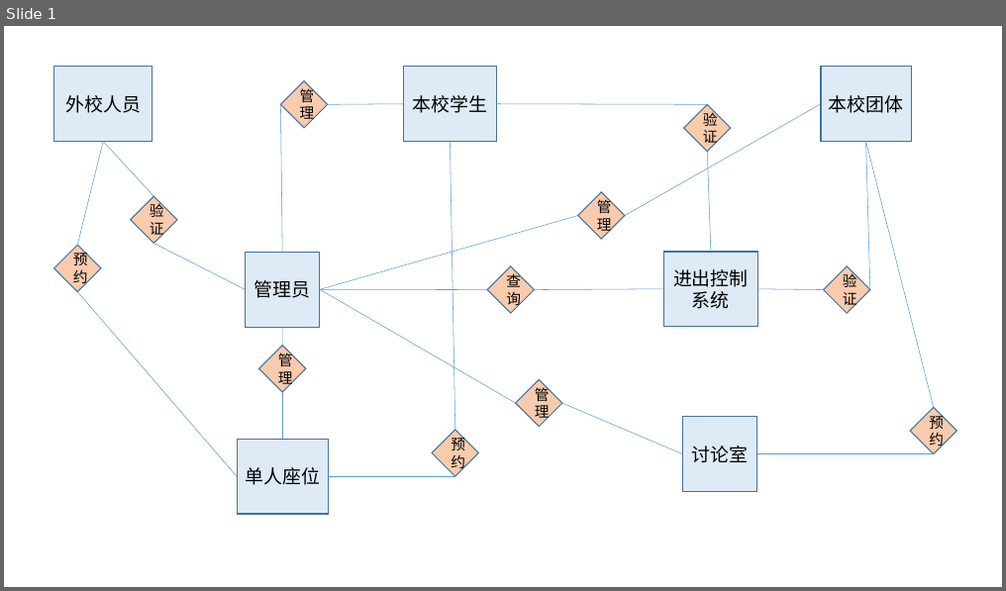
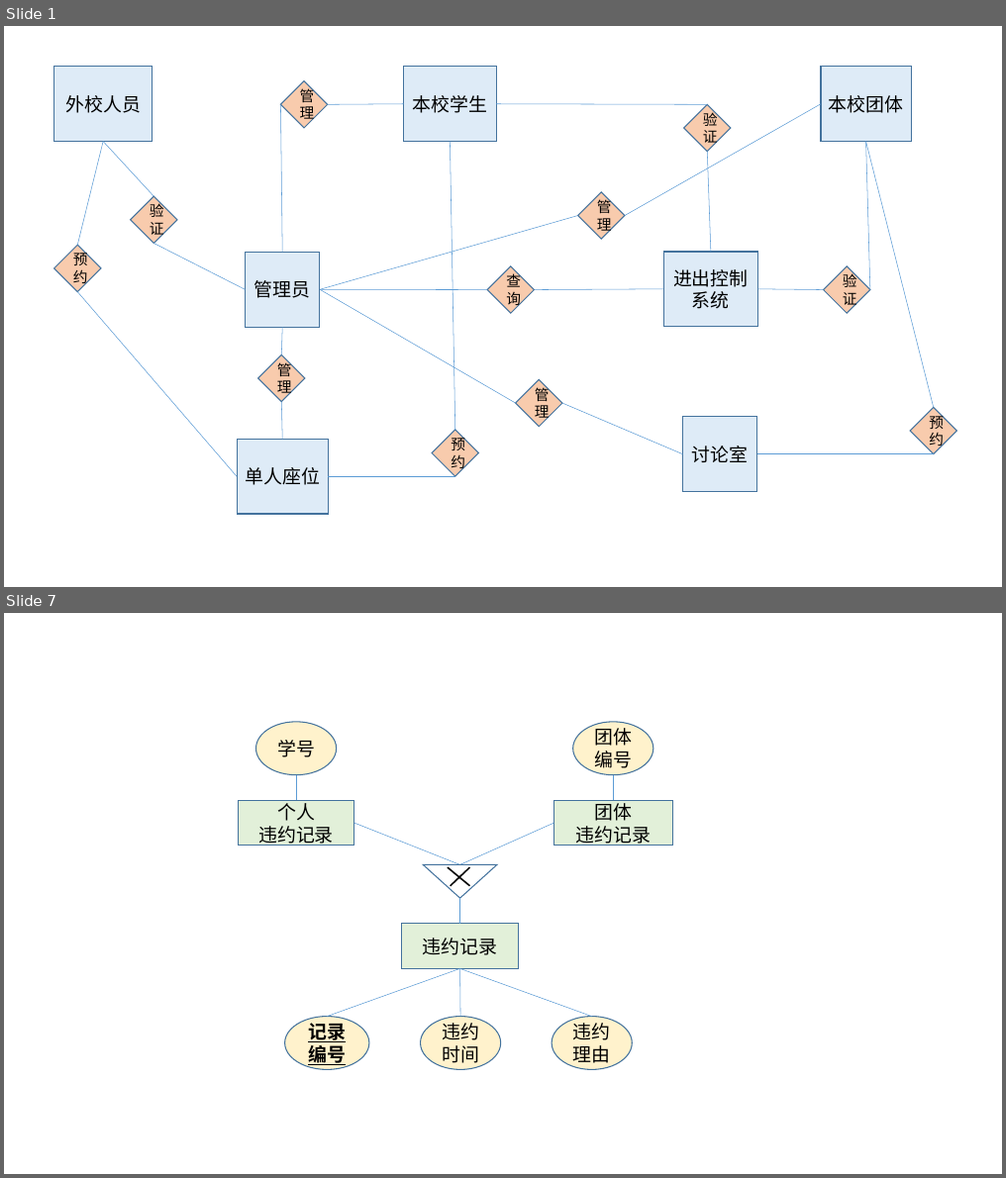
Before and after one commit to KatnissY/Database_BUAA, a slide deck: ours/E-R图初稿.pptx. Shown one above the other, each under a label of ours: slide 1 before the commit, slides 1 and 7 after it; the slides between them are not shown. The pictures are 1006x591 and 1006x1178 pixels, drawn with LibreOffice and Linux fonts; fonts in the diff are those of the drawing. Boxes give left, top, right and bottom in pixels: in the first picture for what was removed or moved away, otherwise in the second. Text is boxed around its words. In the diff, an @@ line names an element or a change of style, - is before the commit and + after.

```diff
--- a/ours/E-R图初稿.pptx
+++ b/ours/E-R图初稿.pptx
@@ slide 7 added at box(4, 613, 1002, 1174), background #FFFFFF @@
@@ ellipse added at box(256, 722, 337, 774), fill #FFF2CC, outline #43739E 1 pt, 18 pt, text #000000 @@
+学号
@@ ellipse added at box(573, 722, 653, 774), fill #FFF2CC, outline #43739E 1 pt, 18 pt, text #000000 @@
+团体编号
@@ line added from (296, 775) to (296, 800), #5B9BD5 0.5 pt @@
@@ line added from (614, 775) to (614, 800), #5B9BD5 0.5 pt @@
@@ rectangle added at box(238, 800, 354, 845), fill #E2F0D9, outline #43739E 1 pt, 18 pt, text #000000 @@
+个人
+违约记录
@@ rectangle added at box(554, 800, 672, 845), fill #E2F0D9, outline #43739E 1 pt, 18 pt, text #000000 @@
+团体
+违约记录
@@ line added from (354, 823) to (460, 865), #5B9BD5 0.5 pt @@
@@ line added from (460, 865) to (554, 823), #5B9BD5 0.5 pt @@
@@ flow chart merge added at box(423, 865, 497, 899), outline #43739E 1 pt @@
@@ line added from (448, 867) to (469, 886), #000000 1.5 pt @@
@@ line added from (450, 886) to (469, 867), #000000 1.5 pt @@
@@ line added from (460, 924) to (460, 898), #5B9BD5 0.5 pt @@
@@ rectangle added at box(402, 924, 519, 968), fill #E2F0D9, outline #43739E 1 pt, 18 pt, text #000000 @@
+违约记录
@@ line added from (328, 1017) to (460, 968), #5B9BD5 0.5 pt @@
@@ line added from (460, 1017) to (460, 968), #5B9BD5 0.5 pt @@
@@ line added from (592, 1017) to (460, 968), #5B9BD5 0.5 pt @@
@@ ellipse added at box(285, 1017, 369, 1069), fill #FFF2CC, outline #43739E 1 pt, 18 pt, text #000000, bold, underline @@
+记录编号
@@ ellipse added at box(420, 1017, 500, 1069), fill #FFF2CC, outline #43739E 1 pt, 18 pt, text #000000 @@
+违约时间
@@ ellipse added at box(552, 1017, 632, 1069), fill #FFF2CC, outline #43739E 1 pt, 18 pt, text #000000 @@
+违约理由
@@ slide 1 changed as well @@
@@ line moved from (282, 327) - (282, 346) to (282, 327) - (282, 356) @@
@@ diamond "管理": place and size @@
-diamond "管理" at box(259, 346, 307, 393)
+diamond "管理" at box(258, 356, 306, 402)
@@ line moved from (282, 392) - (282, 439) to (282, 402) - (282, 439) @@
```
Also in this commit, not shown: 10 other slides added, 1 other file.
